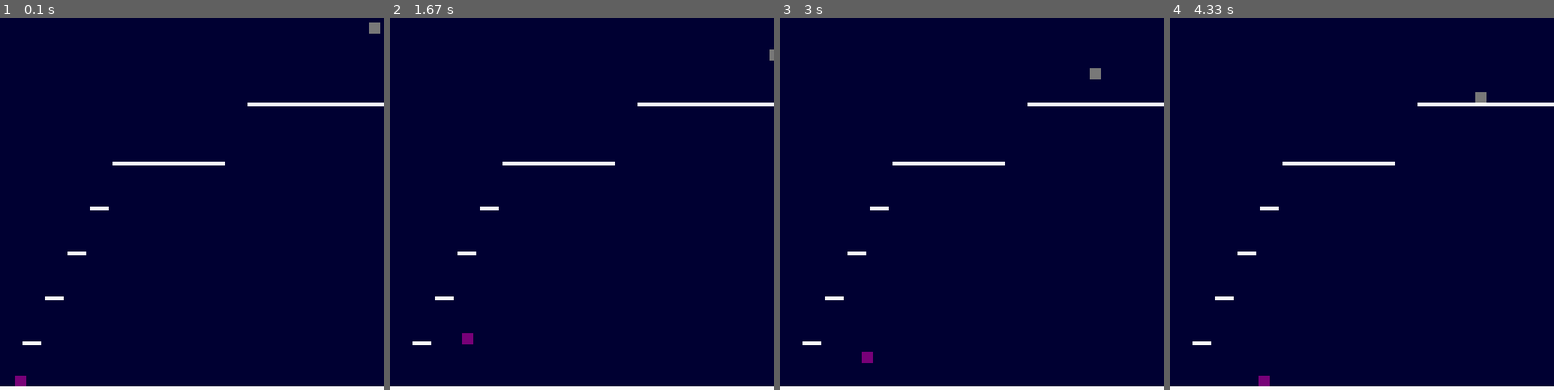
Above: before the commit, frames 1-4 (left to right).
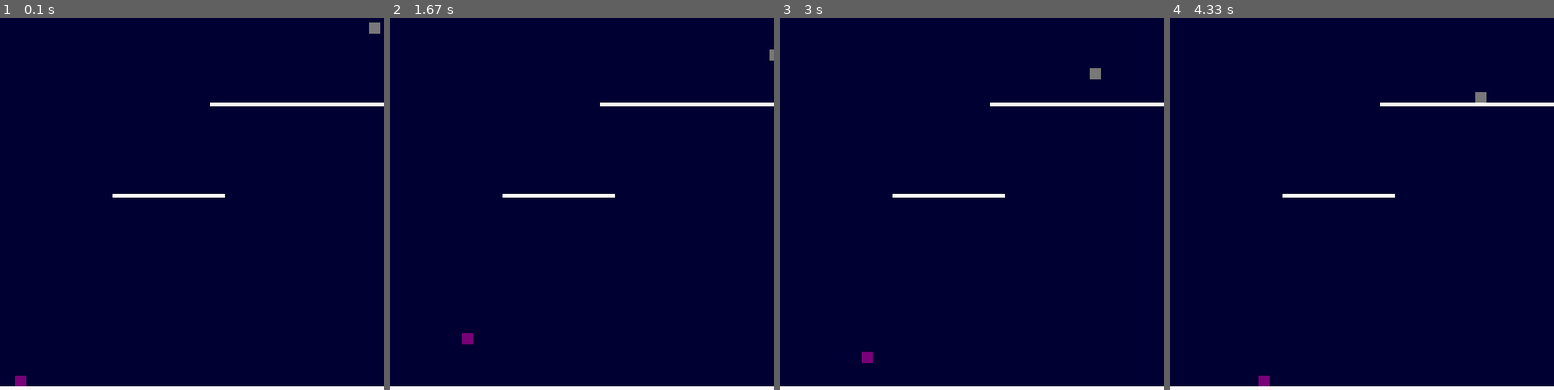
Above: after the commit, the same moments.

Repository: ezfe/Space-Attack
Game: pygame game, started from Space-Attack/main.py
Two runs of this game, one before a commit and one after it. Both use one fixed random seed, a clock stepped at 60 frames per second and the inputs below.
Inputs:
- Up to frame 1 (0.1 s): no input
- Up to frame 2 (1.67 s): hold Right 0.33-0.8 s; hold Up 0.83-1.13 s; hold W 0.83-1.13 s; hold Right 1.17-1.63 s; hold D 1.17-1.63 s
- Up to frame 3 (3 s): hold Left 1.67-2.2 s; hold A 1.67-2.2 s; hold Left 2.23-2.63 s; hold A 2.23-2.63 s; hold Up from 2.67 s (still down); hold W from 2.67 s (still down)
- Up to frame 4 (4.33 s): release Up at 3.03 s; release W at 3.03 s; hold Right 3.07-3.7 s; hold D 3.07-3.7 s; hold Left 3.73-4.2 s; hold A 3.73-4.2 s; hold Right from 4.23 s (still down); hold D from 4.23 s (still down)

The runs differ from the first frame. In frame 1, 0.9% of the frame differs, in the area x 5-65%, y 22-88%; in frame 2, 0.9%; in frame 3, 0.9%; in frame 4, 0.9%.

Commit message:
Fixed wall collisions

Diff:
--- a/Space-Attack/level.json
+++ b/Space-Attack/level.json
@@ -1,29 +1,35 @@
 {
-		"wrap": {
-			"horizontal": false,
-			"vertical": false
+	"wrap": {
+		"horizontal": false,
+		"vertical": false
+	},
+	"spawn": {
+		"player1": {
+			"x": 492,
+			"y": 20
 		},
-		"spawn": {
-			"player1": {
-				"x": 492,
-				"y": 20
-			},
-			"player2": {
-				"x": 20,
-				"y": 492
-			}
-		},
+		"player2": {
+			"x": 20,
+			"y": 492
+		}
+	},
 	"walls": [
 		{
 			"width": 150,
 			"height": 5,
 			"x": 150,
-			"y": 207
+			"y": 250
 		},
 		{
-			"width": 182,
+			"width": 232,
 			"height": 5,
-			"x": 330,
+			"x": 280,
+			"y": 128
+		},
+		{
+			"width": 232,
+			"height": 5,
+			"x": 280,
 			"y": 128
 		},
 		{
@@ -31,30 +37,6 @@
 			"height": 5,
 			"x": 0,
 			"y": 507
-		},
-		{
-			"width": 25,
-			"height": 5,
-			"x": 30,
-			"y": 447
-		},
-		{
-			"width": 25,
-			"height": 5,
-			"x": 60,
-			"y": 387
-		},
-		{
-			"width": 25,
-			"height": 5,
-			"x": 90,
-			"y": 327
-		},
-		{
-			"width": 25,
-			"height": 5,
-			"x": 120,
-			"y": 267
 		}
 	]
 }
--- a/Space-Attack/main.py
+++ b/Space-Attack/main.py
@@ -62,8 +62,15 @@
             self.yVelocity = self.yVelocity - 0.5
         else:
             wall = self.overlapping_actors(Wall)[0]
-            if (self.y + self.height) > (wall.y + 1):
-                self.y = wall.y + 1 - self.height
+            wallCenterY = wall.height/2 + wall.y
+            playerCenterY = self.height/2 + self.y
+            if playerCenterY < wallCenterY:
+                if (self.y + self.height) > (wall.y + 1):
+                    self.y = wall.y + 1 - self.height
+            else:
+                self.y = wall.y + wall.height
+                self.yVelocity = 0
+
             self.yVelocity = 0
         self.y = self.y - self.yVelocity
         if self.yVelocity < -8:
